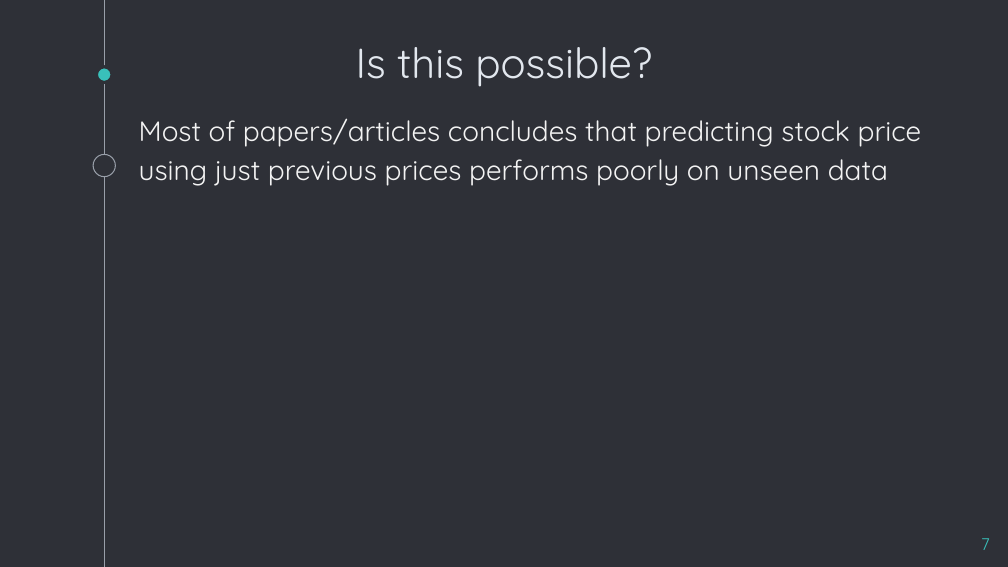
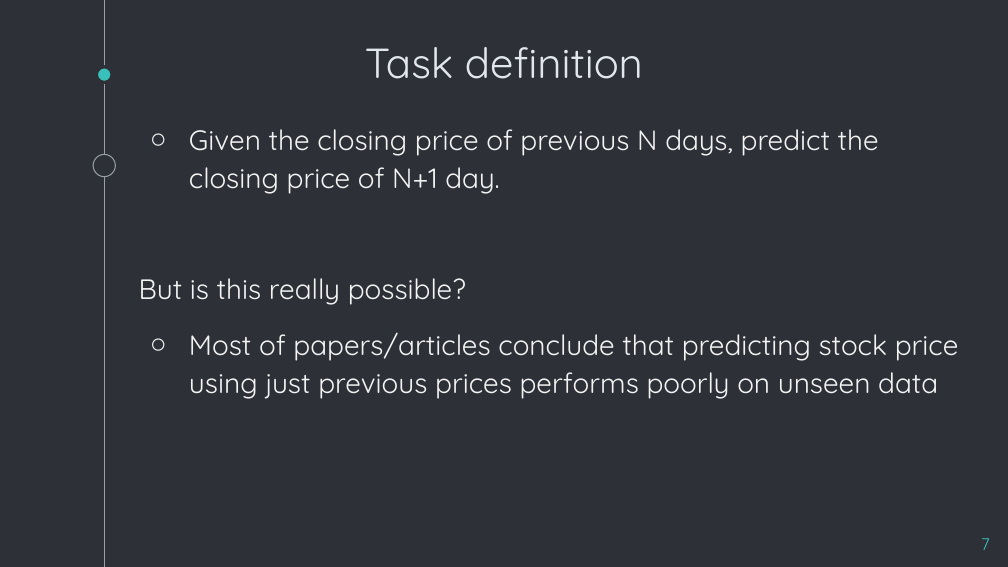
Before and after one commit to karabasisilias92/deep-neural-nets-stock-prediction-models, a slide deck: slide 7 of Deep Neural Nets - Presentation.pptx. Drawn at 1008x567 pixels with LibreOffice and Linux fonts; fonts in the diff are those of the drawing. Boxes give left, top, right and bottom in pixels: in the first picture for what was removed or moved away, otherwise in the second. Text is boxed around its words. In the diff, an @@ line names an element or a change of style, - is before the commit and + after.

```diff
--- a/Deep Neural Nets - Presentation.pptx
+++ b/Deep Neural Nets - Presentation.pptx
@@ title at box(365, 47, 643, 79): text changed @@
-Is this possible?
+Task definition
@@ text at box(139, 129, 959, 399): text changed @@
-Most of papers/articles concludes that predicting stock price using just previous prices performs poorly on unseen data
+○ Given the closing price of previous N days, predict the closing price of N+1 day.
+But is this really possible?
+○ Most of papers/articles conclude that predicting stock price using just previous prices performs poorly on unseen data
```
Also in this commit, not shown: 18 other slides changed, 8 slides added, 5 slides removed.
